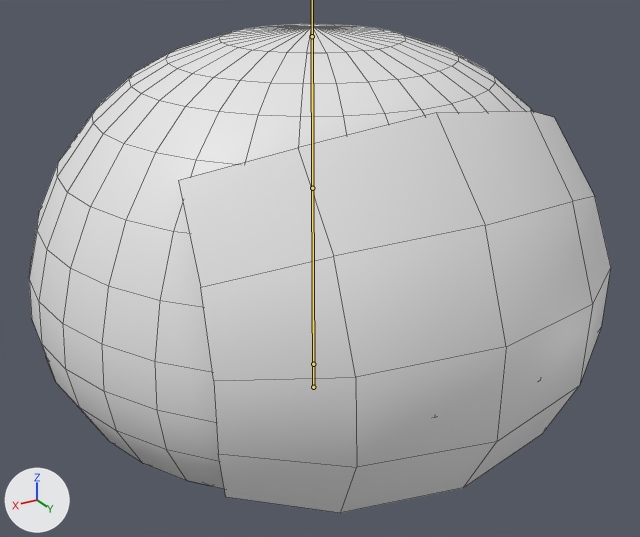
What one commit did to the FBX model Assets/Resources/Art/Basic Slime/Slime(Animated).fbx.
Before and after are seen from a 50 mm camera at (0.961, 1.633, 1.131) aimed at (0.012, 0.05, 0.34). The lights are fixed; the arrows at lower left show +X, +Y and +Z. The bones that bend it are drawn over the model as lines. Mesh edges are drawn as thin lines.

Objects in the first picture: 'Face Plane', 'Highpoly Slime'.
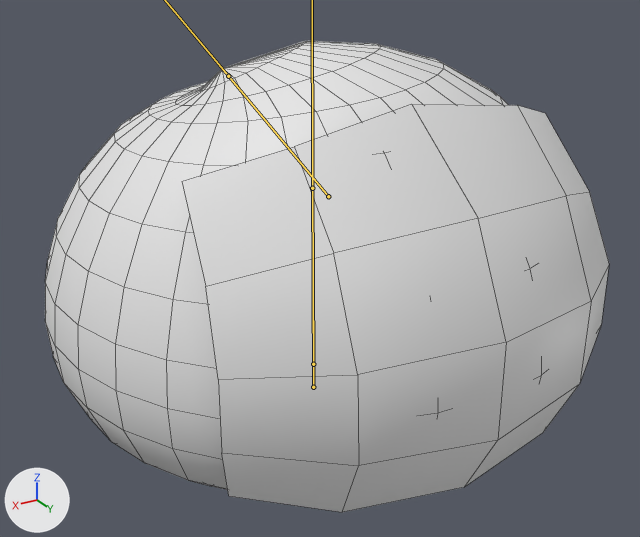
The newer file adds an action. The first version stands in its rest pose; the second is drawn at frame 20 of the action 'Slime Armature|Slime Run'.

What differs and where, as boxes (x1, y1, x2, y2) in the pictures (640 x 537 px):
'Face Plane', posed: before (178, 111, 611, 513); after (182, 104, 609, 512)
'Highpoly Slime', posed: before (29, 24, 532, 489); after (45, 41, 542, 490)
bone 'Bone.002', root to tip: before (312, 188) to (312, 36); after (328, 196) to (228, 76)

Diff of the bpy script that builds the scene:
```diff
--- a/Assets/Resources/Art/Basic Slime/Slime(Animated).fbx.py
+++ b/Assets/Resources/Art/Basic Slime/Slime(Animated).fbx.py
@@ bone_bone_002 @@
 bone_bone_002 = bpy.data.objects['Slime Armature'].pose.bones['Bone.002']  # child of 'Bone'
-bone_bone_002.location = (0.0, 0.0, 0.0)
-bone_bone_002.rotation_quaternion = (1.0, 0.0, 0.0, 0.0)  # degrees (0, 0, 0)
-bone_bone_002.scale = (1.0, 1.0, 1.0)
+bone_bone_002.location = (0.0, 0.0, -0.068)
+bone_bone_002.rotation_quaternion = (0.938, 0.201, -0.059, -0.276)  # degrees (24, 0, -33)
+bone_bone_002.scale = (0.5, 1.0, 1.0)
```
